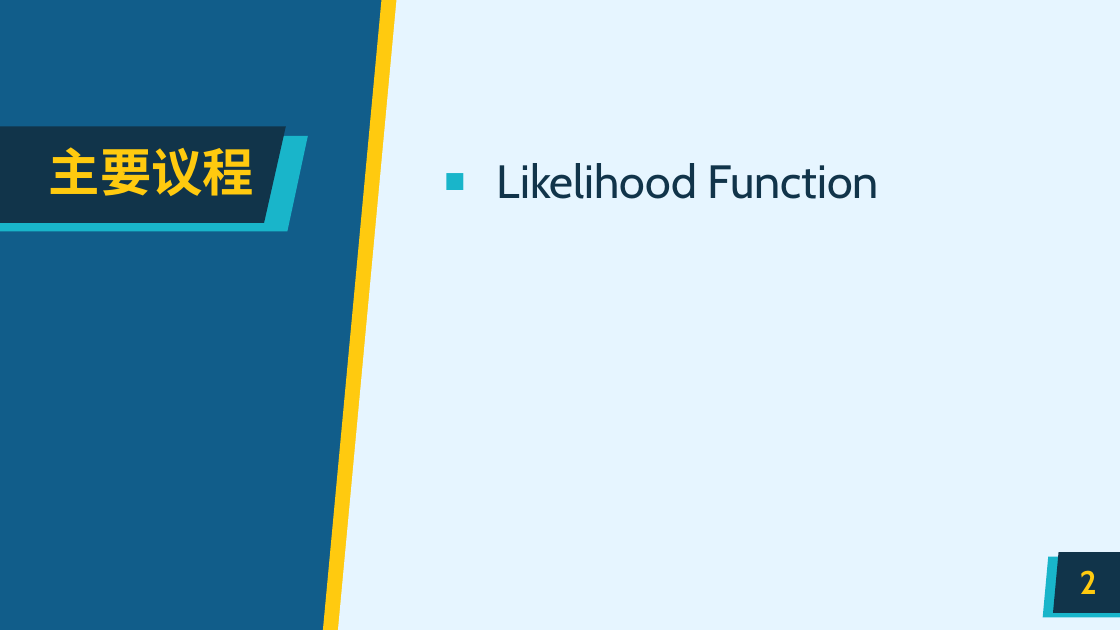
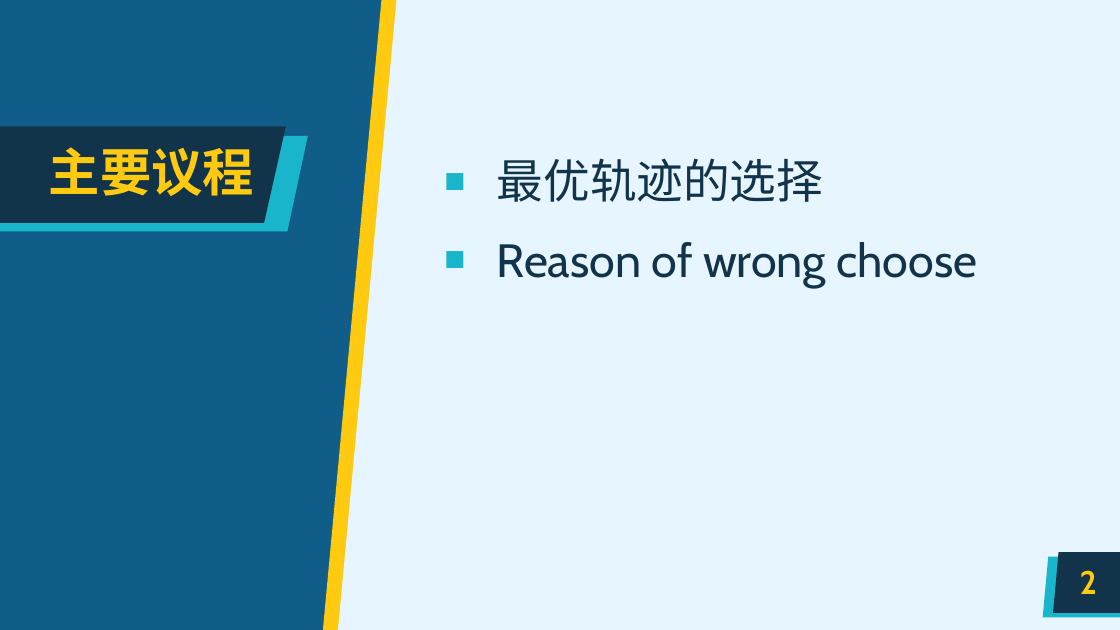
Before and after one commit to expecto347/GLAC_Lab, a slide deck: slide 2 of 组会PPT/USTC_PPT模板001.pptx. Drawn at 1120x630 pixels with LibreOffice and Linux fonts; fonts in the diff are those of the drawing; background and template pictures are left out. Boxes give left, top, right and bottom in pixels: in the first picture for what was removed or moved away, otherwise in the second. Text is boxed around its words. In the diff, an @@ line names an element or a change of style, - is before the commit and + after.

```diff
--- a/组会PPT/USTC_PPT模板001.pptx
+++ b/组会PPT/USTC_PPT模板001.pptx
@@ text at <box>497,158,978,289</box>: text changed @@
-■ Likelihood Function
+■ 最优轨迹的选择
+■ Reason of wrong choose
```
Also in this commit, not shown: 5 other slides changed, 7 slides added, 1 slide removed, 15 other files.
